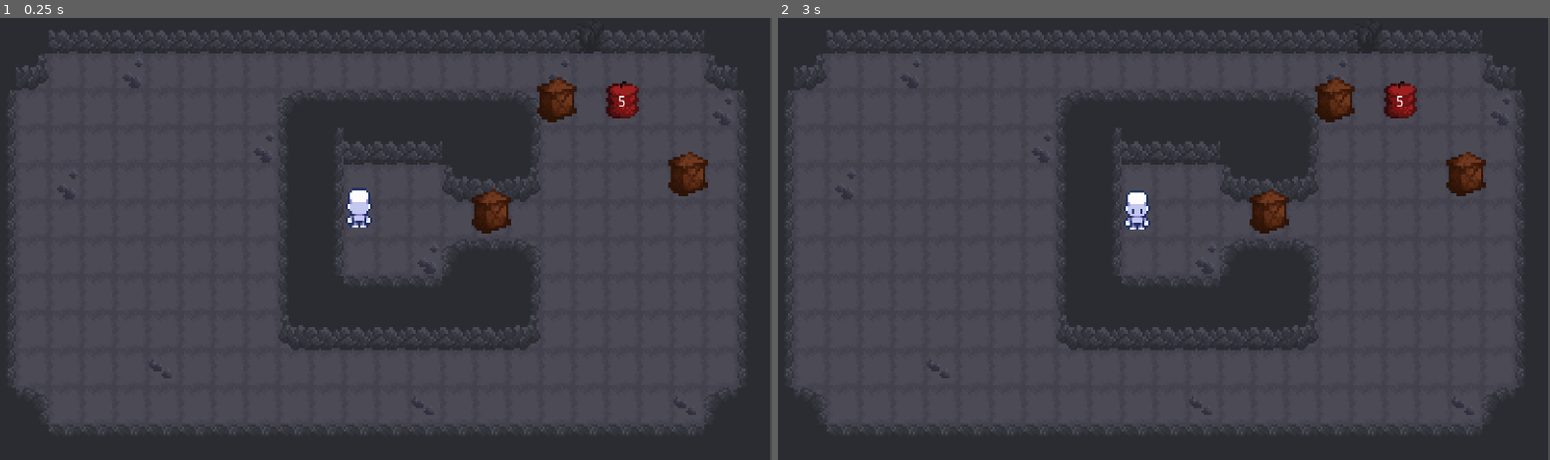
Above: before the commit, frames 1-2 (left to right).
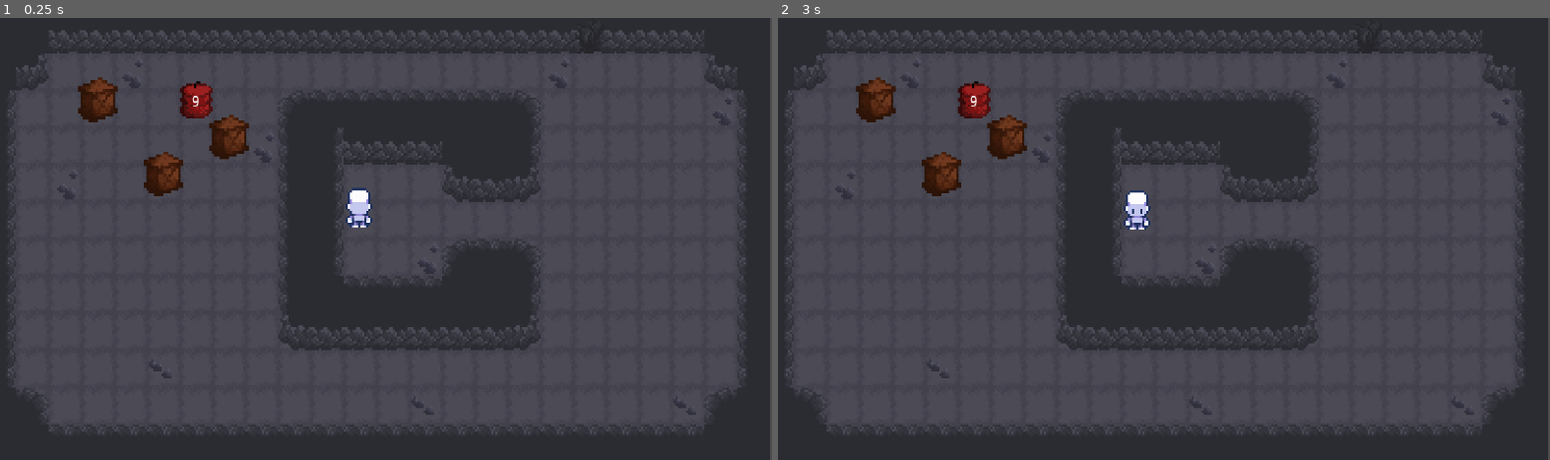
Above: after the commit, the same moments.

Repository: Talisman-J/ExplodingBoxPuzzleGame
Game: Godot game, scene res://scenes/game.tscn
Same seed, same stepped clock (60 frames per second), same inputs: the game is played once before the commit and once after it.
Inputs:
- Up to frame 1 (0.25 s): no input
- Up to frame 2 (3 s): tap Enter at 0.5, 2 s; hold D (right) 0.53-1.28 s; hold Z (undo) 0.53-1.28 s; tap Space at 1.25, 2.75 s; hold S (down) 1.28-2.03 s; tap Z (undo) at 1.35, 2.85 s; hold D (right) 2.03-2.78 s; hold Z (undo) 2.03-2.78 s; hold Up (ui_up) from 2.78 s (still down)

The runs differ from the first frame. In frame 1, 3.0% of the frame differs, in the area x 10-92%, y 13-49%; in frame 2, 3.0%.

Commit message:
I FIXED UNDO YIPEEEgit status!

Diff:
--- a/boxes.tscn
+++ b/boxes.tscn
@@ -8,7 +8,6 @@
 [node name="Boxes" type="Node2D"]
 
 [node name="pushableBox" type="CharacterBody2D" parent="." groups=["Box"]]
-position = Vector2(48, 0)
 collision_layer = 8
 collision_mask = 8
 script = ExtResource("1_bld75")
--- a/scenes/explode_box.tscn
+++ b/scenes/explode_box.tscn
@@ -1,12 +1,9 @@
-[gd_scene load_steps=5 format=3 uid="uid://2qbsfxti0leb"]
+[gd_scene load_steps=4 format=3 uid="uid://2qbsfxti0leb"]
 
 [ext_resource type="Script" uid="uid://b0kel6566h4ks" path="res://scripts/explodeBox.gd" id="1_d5wfv"]
 [ext_resource type="Texture2D" uid="uid://cxn0k05mgd62y" path="res://assets/SciAssets/SciSpriteSheet.png" id="2_h6g1i"]
 
 [sub_resource type="RectangleShape2D" id="RectangleShape2D_lnu2h"]
-
-[sub_resource type="RectangleShape2D" id="RectangleShape2D_p57ef"]
-size = Vector2(16, 16)
 
 [node name="ExplodeBox" type="Node2D"]
 
@@ -14,6 +11,7 @@
 collision_layer = 6
 collision_mask = 6
 script = ExtResource("1_d5wfv")
+countdown = 9
 metadata/exploded = false
 
 [node name="Sprite2D" type="Sprite2D" parent="explodingBox"]
@@ -46,18 +44,6 @@
 target_position = Vector2(0, -16)
 collision_mask = 15
 
-[node name="unused" type="Area2D" parent="explodingBox" groups=["ExplodingBoxArea"]]
-
-[node name="explodeRow" type="CollisionShape2D" parent="explodingBox/unused"]
-scale = Vector2(5, 1)
-shape = SubResource("RectangleShape2D_p57ef")
-
-[node name="explodeCol" type="CollisionShape2D" parent="explodingBox/unused"]
-scale = Vector2(1, 5)
-shape = SubResource("RectangleShape2D_p57ef")
-
 [node name="ExplosionRadius" type="RayCast2D" parent="explodingBox"]
 target_position = Vector2(0, -32)
 collision_mask = 14
-
-[connection signal="area_entered" from="explodingBox/unused" to="explodingBox" method="_on_explosion_radius_area_entered"]
--- a/scenes/game.tscn
+++ b/scenes/game.tscn
@@ -64,10 +64,10 @@
 position = Vector2(0, -1)
 
 [node name="Boxes" parent="." instance=ExtResource("3_lnu2h")]
-position = Vector2(16, 0)
+position = Vector2(-128, -48)
 
 [node name="ExplodeBox" parent="." instance=ExtResource("4_p57ef")]
-position = Vector2(128, -48)
+position = Vector2(-80, -48)
 
 [node name="TileMapLayerWalls" type="TileMapLayer" parent="."]
 show_behind_parent = true
@@ -88,7 +88,7 @@
 position = Vector2(112, -80)
 
 [node name="Boxes2" parent="." instance=ExtResource("3_lnu2h")]
-position = Vector2(48, -48)
+position = Vector2(-96, -16)
 
 [node name="Boxes3" parent="." instance=ExtResource("3_lnu2h")]
-position = Vector2(112, -16)
+position = Vector2(-64, -32)
--- a/scripts/explodeBox.gd
+++ b/scripts/explodeBox.gd
@@ -108,11 +108,11 @@
 		self.position = initPos
 
 @export var countdown : int = 5
-var tempCountdown = countdown
+@onready var tempCountdown = countdown
 func updateExplosionTimer(num):
 	# Timer variable decrements for each increment in MOVECOUNT. Increments for each decrement in MOVECOUNT.
 	# When reaches 0, explode. Will not replay exploding animation when undoing.
-	# When negative returns to 1 (or 0 im bad at counting), replace the exploding box.
+	# When negative returns to 1, replace the exploding box.
 	var textDisplay = $Label
 	var prevCountdown = tempCountdown
 	tempCountdown += num
@@ -134,9 +134,14 @@
 	textDisplay.text = str(countdown)
 
 
-
+var alreadyDidInc = false
+func tryIncreaseMoveCount():
+	if alreadyDidInc == false:
+		player.incrementMoveCount()
+		alreadyDidInc = true
 
 func explode():
+	#Change the name of this method to something else so that exploding boxes can blow up each other.
 	if !exploded:
 		await get_tree().create_timer(.05).timeout
 		self.visible = false
@@ -152,16 +157,19 @@
 			expRad.force_raycast_update()
 
 			var hitObjects = []
+			var directions = []
 			for i in range(2): # limit attempts to prevent infinite loop
 				expRad.force_raycast_update()
 				if expRad.is_colliding():
 					var obj = expRad.get_collider()
 					hitObjects.append(obj)
+
 					expRad.add_exception(obj) # avoid hitting it again
 				else:
 					break
 			for object in hitObjects:
-				object.explode() #Make sure this is implemented in every object. Might want to add direction param
+				object.explode(input) #Make sure this is implemented in every object. Might want to add direction param
+		#tryIncreaseMoveCount()
 
 	#Likely places to error: In the case that 2 objects are in 1 raycast
 	#Intended behaviour: Push back one first, then closest second.
--- a/scripts/explodeWall.gd
+++ b/scripts/explodeWall.gd
@@ -32,7 +32,7 @@
 
 
 func undoExplode():
-	print("movedOn: ", movedOn, " + MOVECOUNT: ", MOVECOUNT)
+	print("explodedOn: ", movedOn, " + MOVECOUNT: ", MOVECOUNT)
 	if (movedOn - 1) == MOVECOUNT:
 		self.visible = true
 		exploded = false
@@ -40,7 +40,7 @@
 		movedOn = -1
 
 
-func explode():
+func explode(_dir):
 	if !exploded:
 		self.visible = false
 		exploded = true
--- a/scripts/player.gd
+++ b/scripts/player.gd
@@ -15,6 +15,11 @@
 	moving = false
 
 signal moveCountChange(newMoveCount)
+
+func incrementMoveCount():
+	MOVECOUNT += 1
+	moveCountChange.emit(MOVECOUNT)
+	print("New Movecount is: ", MOVECOUNT)
 
 @onready var ray = $RayCast2D
 
@@ -116,7 +121,7 @@
 		MOVECOUNT -= 1
 		moveCountChange.emit(MOVECOUNT)
 
-func explode():
+func explode(dir):
 	exploding = true
 	print("Player Blew UP")
 	setMovingTrue()
--- a/scripts/pushBox.gd
+++ b/scripts/pushBox.gd
@@ -9,28 +9,29 @@
 var moves: Array = [] #Holds the position and the MOVECOUNT the box was moved on.
 var initPos = position
 
+var exploding = false
 var MOVECOUNT : int = 0
 
-
+var worked = false
 
 @onready var ray = $RayCast2D
 
 # Size of tile (adjust as needed)
 const TILE_SIZE = 16
-
+@onready var player = get_node("/root/Main/Player")
 func _ready():
-	var player = get_node("/root/Main/Player")
 	player.moveCountChange.connect(_on_moveCountChange)
 
 func _on_moveCountChange(newMoveCount):
-	if newMoveCount < MOVECOUNT:
+	if newMoveCount <= MOVECOUNT:
 		# Check undo for if position is there.
+		MOVECOUNT = newMoveCount
 		check_undo()
-		MOVECOUNT = newMoveCount
+		print("Current Movecount is: ", MOVECOUNT)
 	else:
 		# Update for undo to be able to keep track of which move box was moved on.
 		MOVECOUNT = newMoveCount
-
+		print("Current Movecount is: ", MOVECOUNT)
 
 func push_box(direction) -> bool:
 	if moving:
@@ -60,10 +61,16 @@
 		currPos = target_pos
 		moving = true # Lock until move completes
 		didMove = true
+		#if !exploding:
+		print("This ran")
 		moves.append([position, MOVECOUNT])
+		#moves.append([position, MOVECOUNT])
+		position = currPos
+		worked = true
+	else:
+		worked = false
+	moving = false
 
-	position = currPos
-	moving = false
 
 var inputs = {
 	"right": Vector2.RIGHT,
@@ -88,10 +95,14 @@
 #If so: pop_back and move box to new back (next newest move).
 
 #This way it stores only the necessary stuff and only calls it when necessary to hopefully be at least somewhat efficient.
+
 func check_undo():
+	print("Size of moves is: ", moves.size())
 	if moves.size() > 0:
 		var currListItem = moves.get(moves.size() - 1)
-		if (MOVECOUNT - 1) == currListItem.get(1):
+		print("OUTSIDE the if statement: ",currListItem.get(1))
+		if (MOVECOUNT) == currListItem.get(1):
+			print("Inside the if statement: ",currListItem.get(1))
 			moves.pop_back()
 			currPos = currListItem.get(0)
 			self.position += (currPos - position)
@@ -99,6 +110,30 @@
 		currPos = initPos
 		self.position = initPos
 
-func explode():
+
+func explode(dir):
+	exploding = true
+	print(dir)
+	if moves.size() <= 0:
+		moves.append([position, MOVECOUNT - 1])
+	if moves.size() > 0:
+		var lastElement = moves[moves.size() - 1]
+		if lastElement.get(1) != MOVECOUNT - 1:
+			moves.append([position, MOVECOUNT - 1])
+
+	print("Before explosion: ", MOVECOUNT - 1, " Movecount and ", position, " Position" )
+	push_box(dir)
+	if worked == true:
+		moves.pop_back()
+	push_box(dir)
+	if worked == true:
+		moves.pop_back()
+	print(MOVECOUNT, " Movecount and ", position, " Position" )
 	print("Box Blew UP")
-	pass
+	exploding = false
+
+	#reference instance at countdown of 1 instead of 0. Return to 1 when countdown returns to 1
+
+	#ISSUE HERE:
+	#Saves the position of before explosion and after on the same turn.
+	#Have a prepare signal that sends warning at countdown of 1 and saves.
